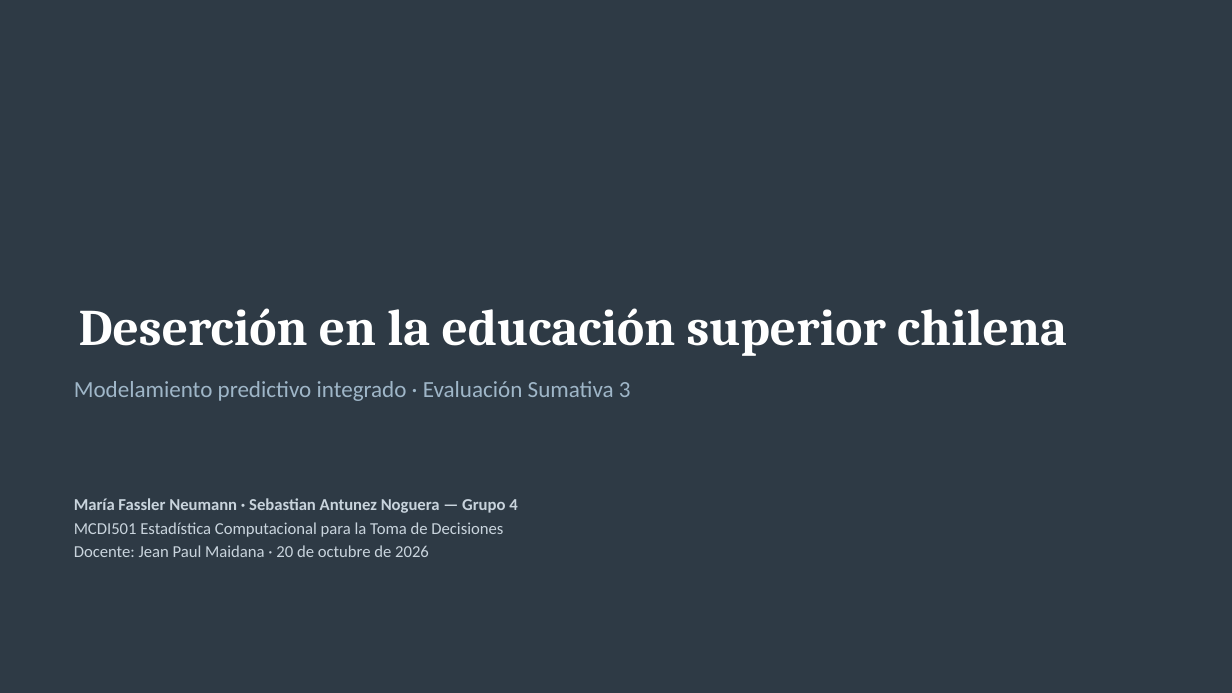
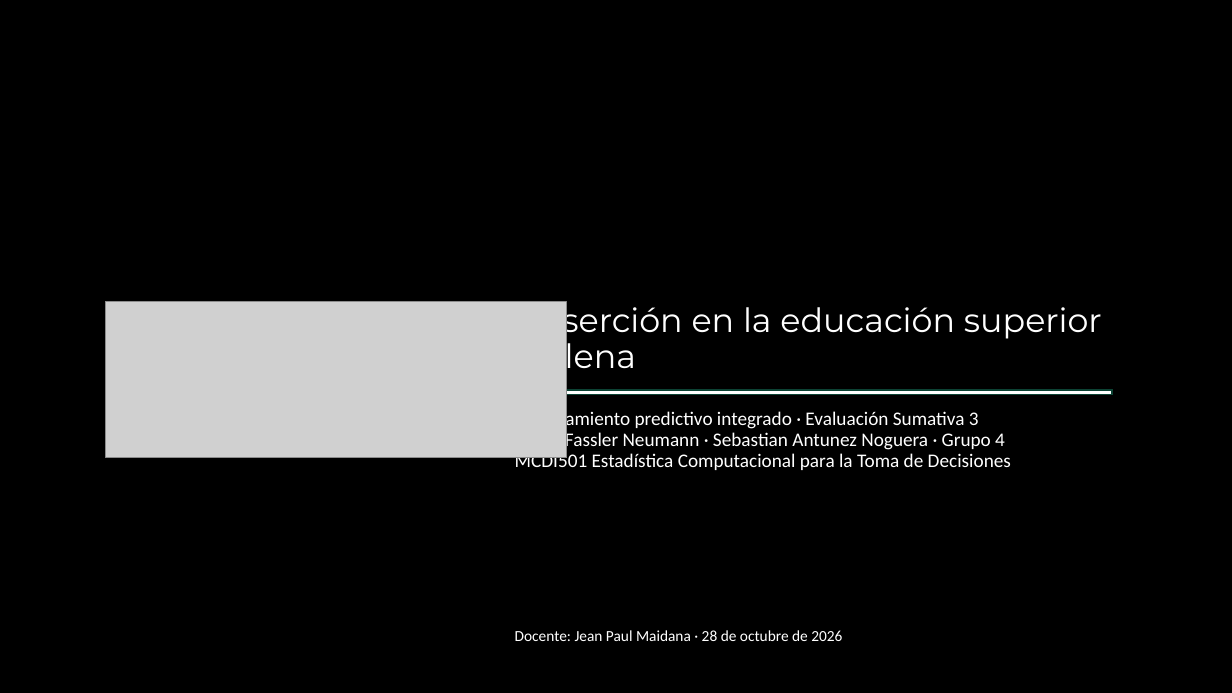
Before and after one commit to santunez75/analisis-desercion, a slide deck: slide 1 of S3/presentacion/Sumativa3_Presentacion_Grupo4.pptx. Drawn at 1232x693 pixels with LibreOffice and Linux fonts; fonts in the diff are those of the drawing; grey boxes stand for pictures; background and template pictures are left out. Boxes give left, top, right and bottom in pixels: in the first picture for what was removed or moved away, otherwise in the second. Text is boxed around its words. In the diff, an @@ line names an element or a change of style, - is before the commit and + after.

```diff
--- a/S3/presentacion/Sumativa3_Presentacion_Grupo4.pptx
+++ b/S3/presentacion/Sumativa3_Presentacion_Grupo4.pptx
@@ background #2E3A45 to picture (left out) @@
@@ text "Deserción en la educación superior ...": place and size @@
-text "Deserción en la educación superior ..." at <box>79,308,1067,356</box>
+text "Deserción en la educación superior ..." at <box>515,301,1102,377</box>
@@ text "Deserción en la educación superior ..." at <box>515,301,1102,377</box>: size 40 to 26 pt, font Cambria to Montserrat, bold off; alignment centre to left; line spacing 1 to 0.9 @@
@@ picture added at <box>105,302,567,458</box> @@
@@ text removed at <box>74,381,631,401</box> @@
-Modelamiento predictivo integrado · Evaluación Sumativa 3
@@ rectangle added at <box>506,390,1112,395</box>, fill #FFFFFF, outline #0D4335 1 pt @@
@@ text added at <box>515,410,1011,470</box>, 15 pt, text #FFFFFF @@
+Modelamiento predictivo integrado · Evaluación Sumativa 3
+María Fassler Neumann · Sebastian Antunez Noguera · Grupo 4
+MCDI501 Estadística Computacional para la Toma de Decisiones
@@ text removed at <box>74,498,517,557</box> @@
-María Fassler Neumann · Sebastian Antunez Noguera — Grupo 4
-MCDI501 Estadística Computacional para la Toma de Decisiones
-Docente: Jean Paul Maidana · 20 de octubre de 2026
@@ text added at <box>515,630,842,641</box>, 12 pt, text #FFFFFF @@
+Docente: Jean Paul Maidana · 28 de octubre de 2026
```
Also in this commit, not shown: 13 other slides changed, 1 slide added.
